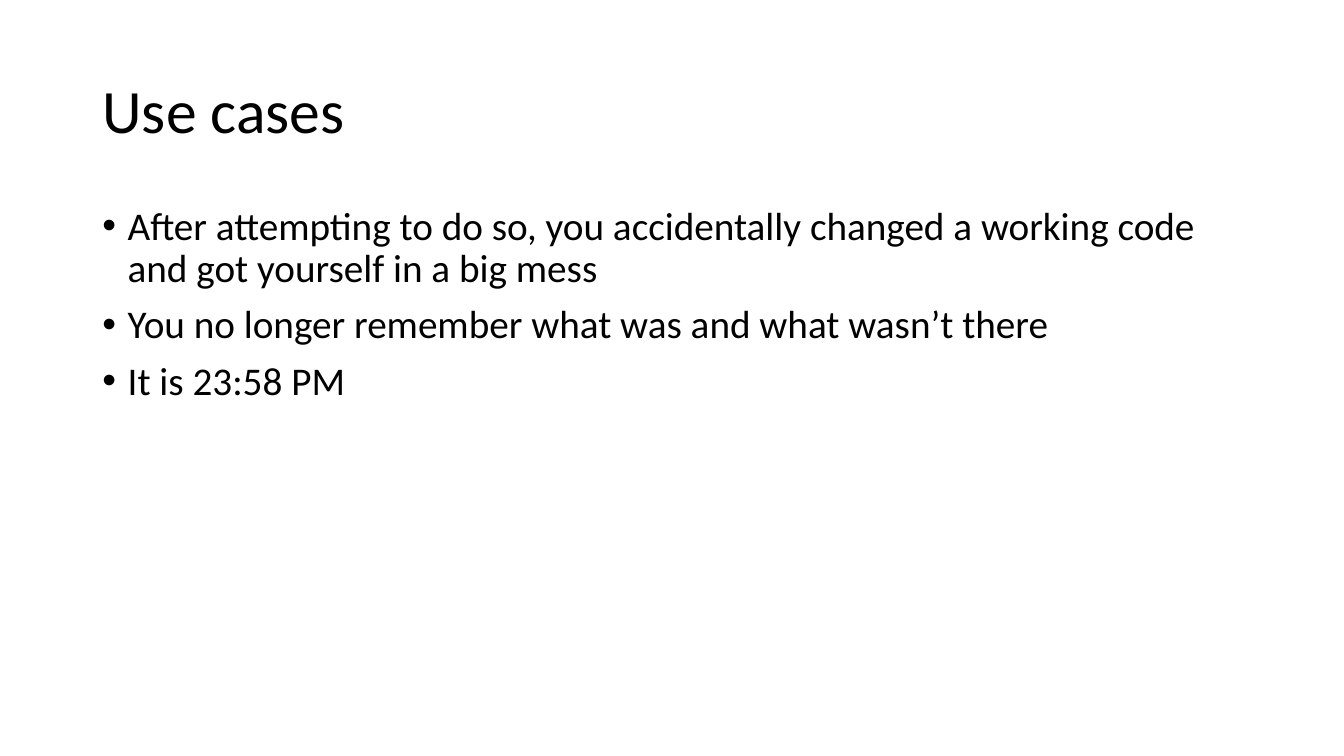
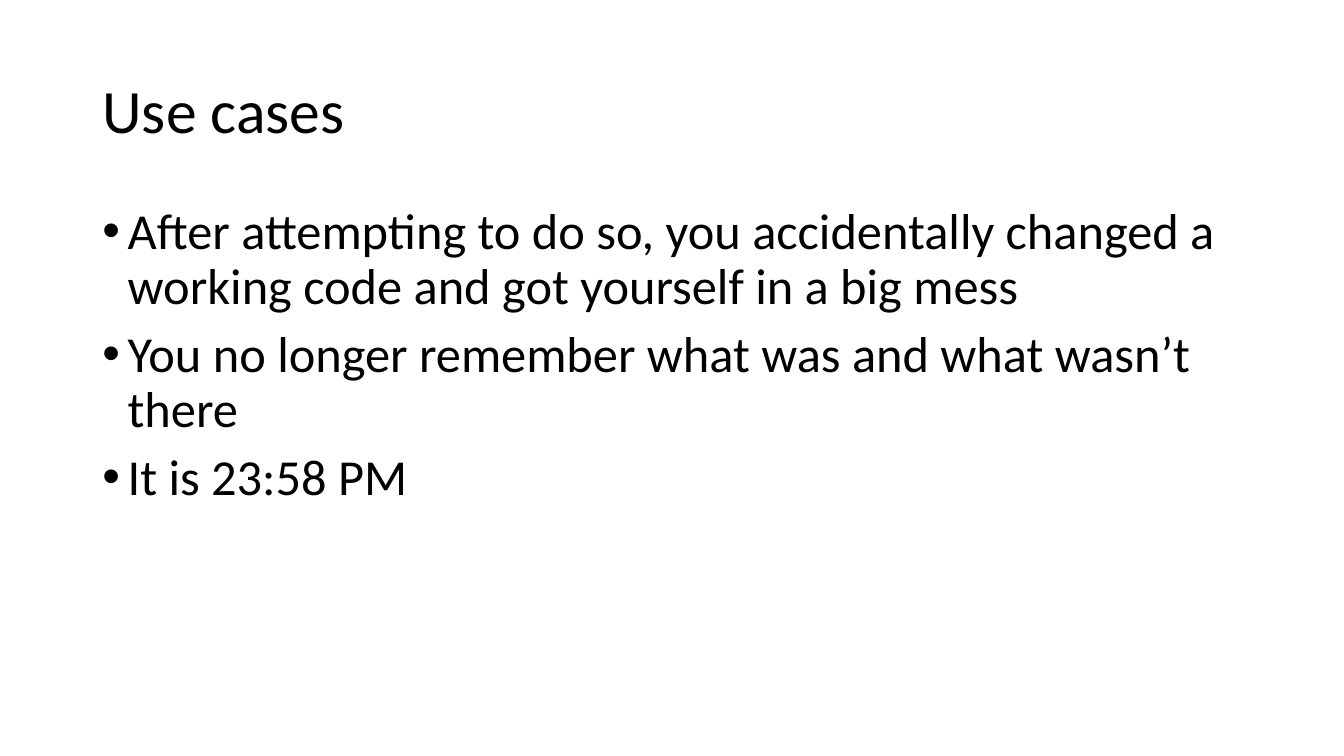
Before and after one commit to ronyelkahfi/github-presentation, a slide deck: slide 5 of introduce GIT.pptx (slide 7 before the commit). Drawn at 1344x756 pixels with LibreOffice and Linux fonts; fonts in the diff are those of the drawing. Boxes give left, top, right and bottom in pixels: in the first picture for what was removed or moved away, otherwise in the second. Text is boxed around its words. In the diff, an @@ line names an element or a change of style, - is before the commit and + after.

```diff
--- a/introduce GIT.pptx
+++ b/introduce GIT.pptx
@@ text "After attempting to do so, ..." at (128,214,1214,496): size 28 to 36 pt @@
```
Also in this commit, not shown: 12 other slides changed, 10 slides added, 4 slides removed.
